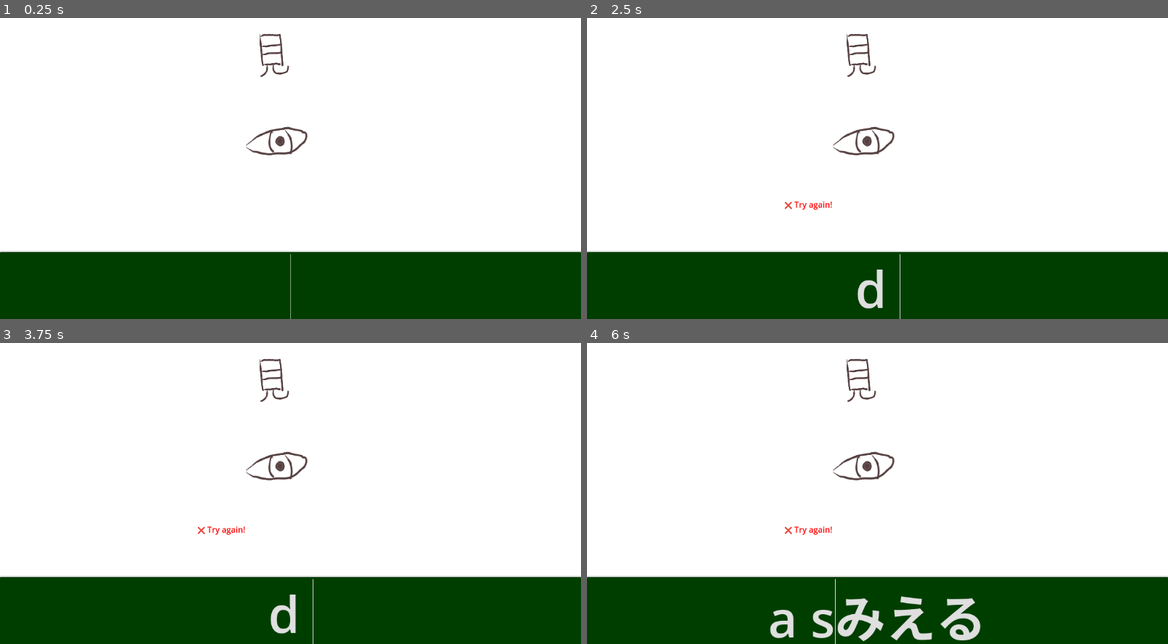
Above: before the commit, frames 1-4 (two rows, left to right).
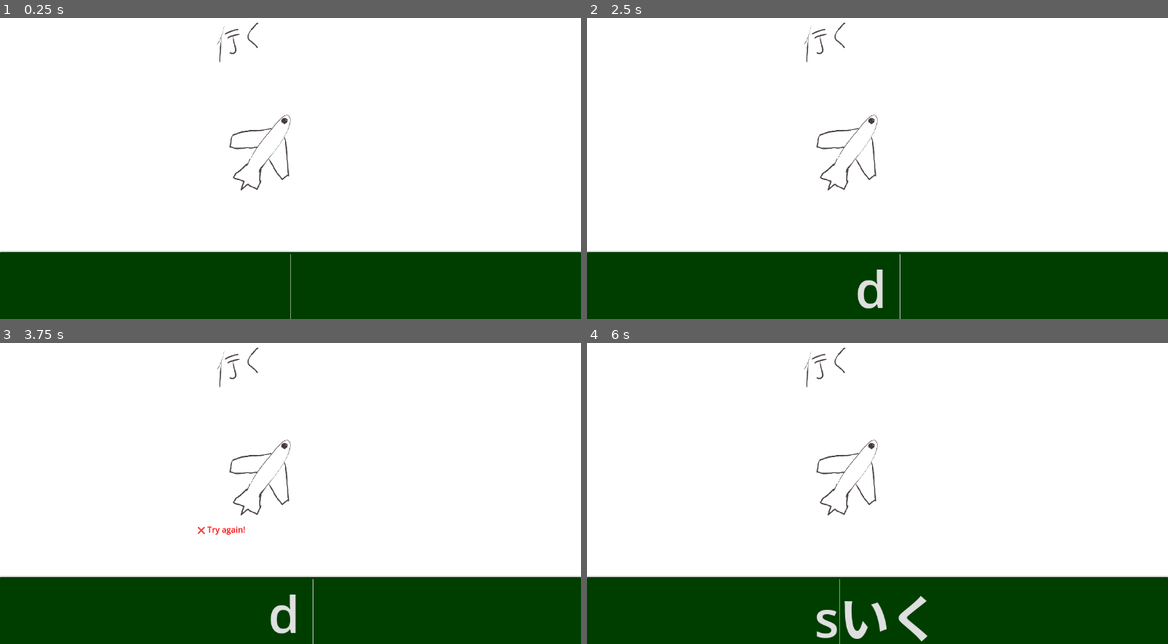
Above: after the commit, the same moments.

Repository: injust90/chatbot
Game: Godot game, scene res://Scenes/FlashCard.tscn
Two runs of this game, one before a commit and one after it. Both use one fixed random seed, a clock stepped at 60 frames per second and the inputs below. This scene is started directly instead of the project's main scene.
Inputs (mouse positions are in pixels of both pictures, inside the frame that each line leads up to):
- Up to frame 1 (0.25 s): no input
- Up to frame 2 (2.5 s): click (877, 288) at 0.52 s; type "12" at 0.6 s; tap Enter at 1.25 s; move the mouse to (1005, 138) at 1.27 s; hold D (right) 1.28-2 s; click (1005, 138) at 1.42 s; tap Space at 2 s; drag from (761, 171) to (848, 219) at 2.02 s
- Up to frame 3 (3.75 s): tap Enter at 2.75 s; move the mouse to (348, 409) at 2.77 s; hold D (right) 2.78-3.5 s; tap Space at 3.5 s; drag from (261, 544) to (116, 433) at 3.52 s
- Up to frame 4 (6 s): tap Enter at 4.25 s; move the mouse to (1051, 529) at 4.27 s; hold A (left) 4.28-5 s; tap Space at 5 s; drag from (703, 433) to (790, 400) at 5.02 s; move the mouse to (906, 481) at 5.77 s; hold S (down) from 5.78 s (still down); click (906, 481) at 5.92 s

The runs differ from the first frame. In frame 1, 0.9% of the frame differs, in the area x 37-53%, y 1-58%; in frame 2, 1.0%; in frame 3, 0.9%; in frame 4, 3.0%, in the area x 31-68%, y 1-100%.

Commit message:
Added 行く、分、中学生

Diff:
--- /dev/null
+++ b/CardAnswer.gd
@@ -0,0 +1,17 @@
+extends Resource
+
+class_name CardAnswer
+
+signal card_answered
+
+@export var answered_card: bool
+
+var current_value = false
+func reset():
+	current_value = true
+
+func card_flipped():
+	if answered:
+		current_value = true
+	else:
+		current_value = false
--- a/Scenes/flash_card.gd
+++ b/Scenes/flash_card.gd
@@ -18,9 +18,12 @@
 	#{"image": "res://Art/こ.png", "word": "こ"},
 	#{"image": "res://Art/なか.png", "word": "なか"},
 	#{"image": "res://Art/ほん.png", "word": "ほん"},
-	{"image": "res://Art/みえる.png", "word": "みえる"},
-	{"image": "res://Art/くに.png", "word": "くに"},
-	{"image": "res://Art/うえ.png", "word": "うえ"}
+	#{"image": "res://Art/みえる.png", "word": "みえる"},
+	#{"image": "res://Art/くに.png", "word": "くに"},
+	#{"image": "res://Art/うえ.png", "word": "うえ"},
+	{"image": "res://Art/いく.png", "word": "いく"},
+	{"image": "res://Art/ちゅうがくせい.png", "word": "ちゅうがくせい"},
+	{"image": "res://Art/ぶん.png", "word": "ぶん"}
 ]
 
 var tries = 0
@@ -58,6 +61,8 @@
 		input_field.clear()
 		feedback_label.text = "❌ Try again!"
 		feedback_label.add_theme_color_override("font_color", Color(1, 0, 0))  # red
+		await get_tree().create_timer(1.0).timeout
+		feedback_label.text = ""
 		busy = false  # allow retry immediately
 		tries += 1
 
Binary file added: Art/いく.png
Binary file added: Art/ちゅうがくせい.png
Binary file added: Art/ぶん.png
Not shown, added: CardAnswer.gd.uid
Not shown, added: Art/いく.clip
Not shown, added: Art/ちゅうがくせい.clip
Not shown, added: Art/ぶん.clip
